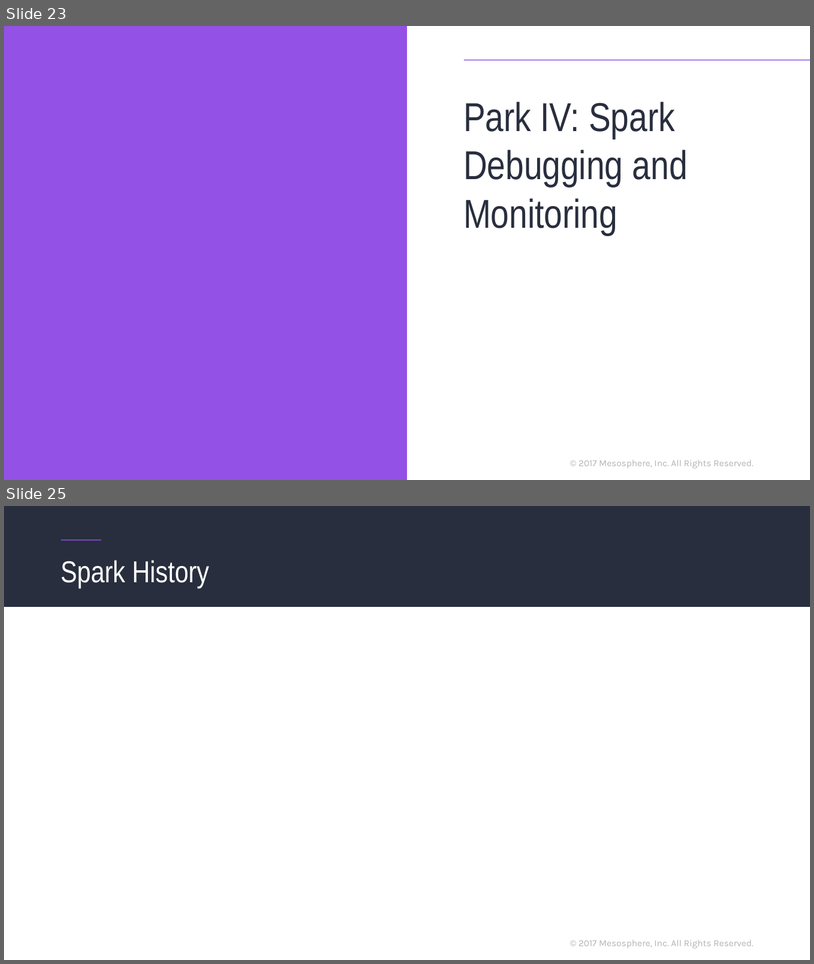
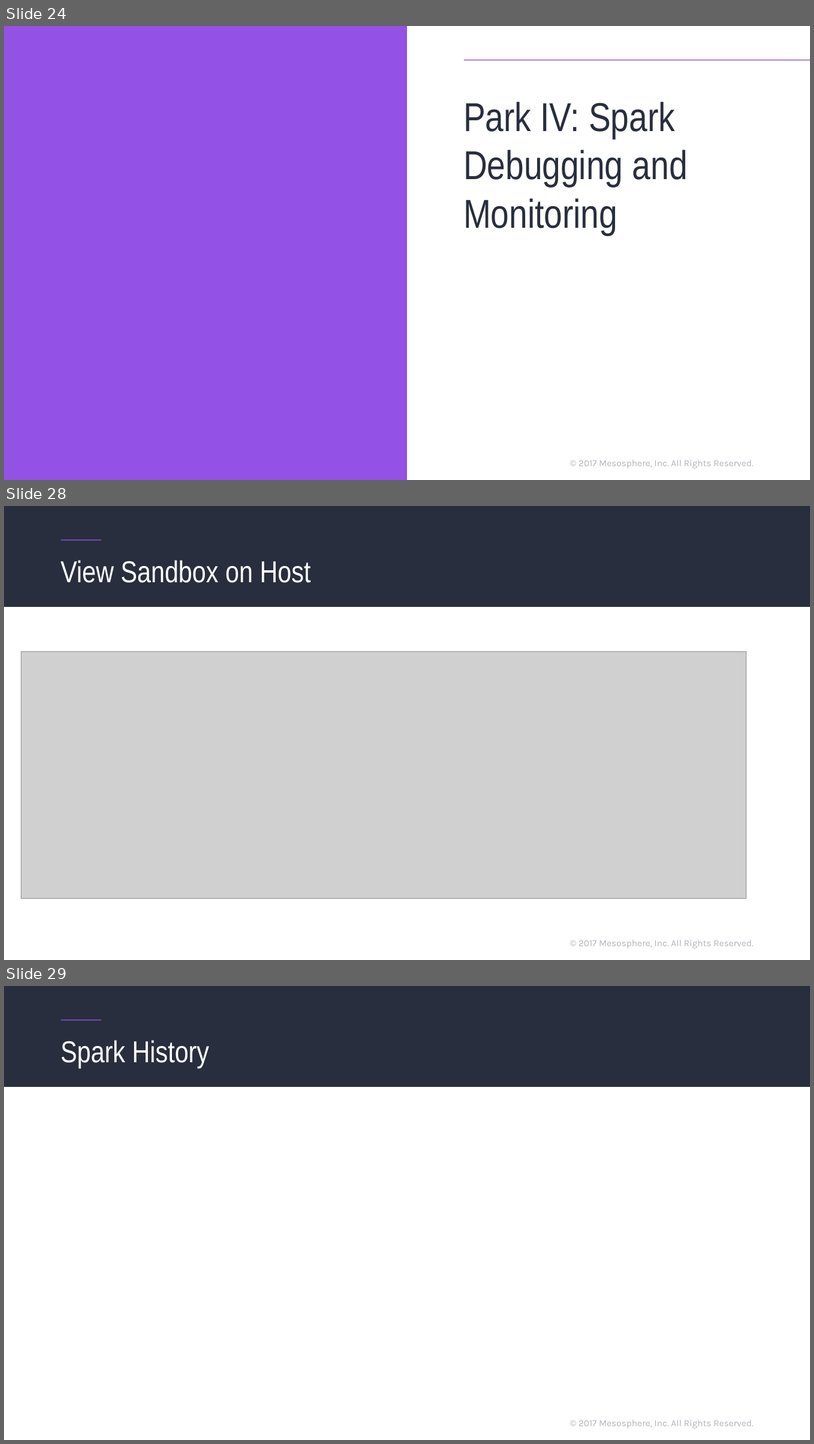
Before and after one commit to markfjohnson/dcos_spark_demo, a slide deck: DCOS_Spark.pptx. Shown one above the other, each under a label of ours: slides 23 and 25 before the commit, slides 24, 28 and 29 after it; the slides between them are not shown. The pictures are 814x964 and 814x1444 pixels, drawn with LibreOffice and Linux fonts; fonts in the diff are those of the drawing; grey boxes stand for pictures. Boxes give left, top, right and bottom in pixels: in the first picture for what was removed or moved away, otherwise in the second. Text is boxed around its words. In the diff, an @@ line names an element or a change of style, - is before the commit and + after.

```diff
--- a/DCOS_Spark.pptx
+++ b/DCOS_Spark.pptx
@@ slide 28 added at (4,506,810,960), background #FFFFFF; not listed: 3 template elements that a slide beside it also shows @@
@@ title added at (60,560,311,583), 36 pt, text #FFFFFF @@
+View Sandbox on Host
@@ picture added at (21,651,747,898) @@
@@ what was slide 23 is now slide 24 @@
@@ what was slide 25 is now slide 29 @@
```
Also in this commit, not shown: 1 slide changed, 3 other slides added, 3 other files.
